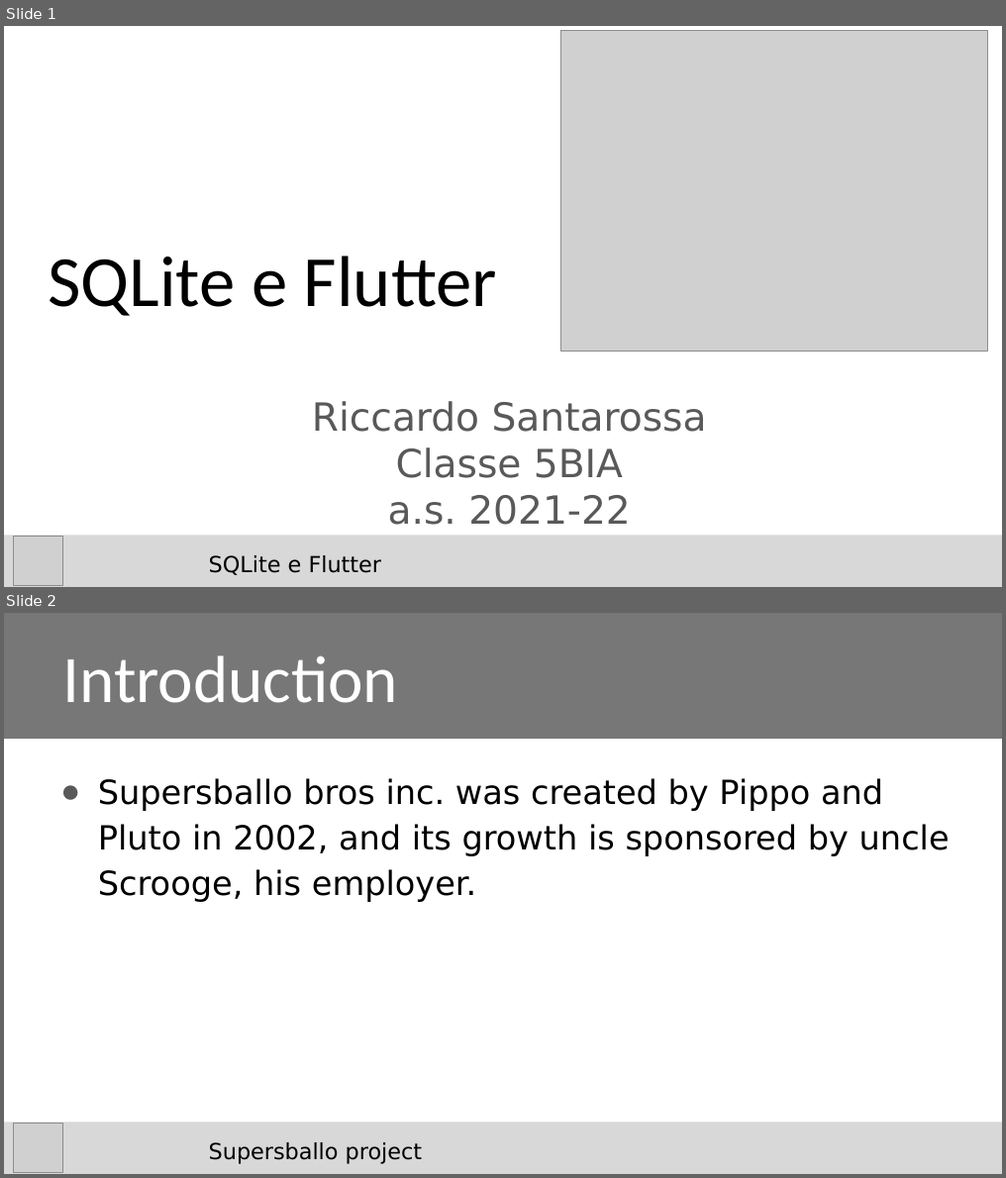
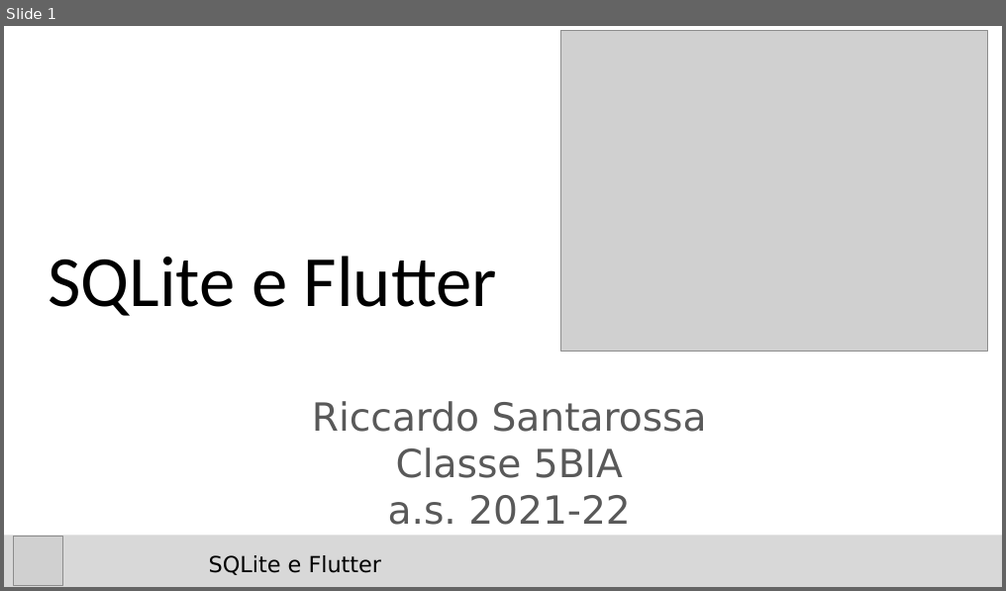
Before and after one commit to riccardosantarossa/SQLit_e_Flutter, a slide deck: Santarossa_Slides.pptx. Shown one above the other, each under a label of ours: slides 1 and 2 before the commit, slide 1 after it. The pictures are 1006x1178 and 1006x591 pixels, drawn with LibreOffice and Linux fonts; fonts in the diff are those of the drawing; grey boxes stand for pictures; background and template pictures are left out. Boxes give left, top, right and bottom in pixels: in the first picture for what was removed or moved away, otherwise in the second. Text is boxed around its words. In the diff, an @@ line names an element or a change of style, - is before the commit and + after.

```diff
--- a/Santarossa_Slides.pptx
+++ b/Santarossa_Slides.pptx
@@ slide 2 removed at [4,613,1002,1174], background #FFFFFF; not listed: 1 template element that a slide beside it also shows @@
@@ title removed at [4,613,1002,739] @@
-Introduction
@@ text removed at [98,778,949,902] @@
-● Supersballo bros inc. was created by Pippo and Pluto in 2002, and its growth is sponsored by uncle Scrooge, his employer.
@@ picture removed at [14,1124,62,1172] @@
@@ text removed at [209,1143,422,1164] @@
-Supersballo project
```
Also in this commit, not shown: 5 slides added, 2 other slides removed.
